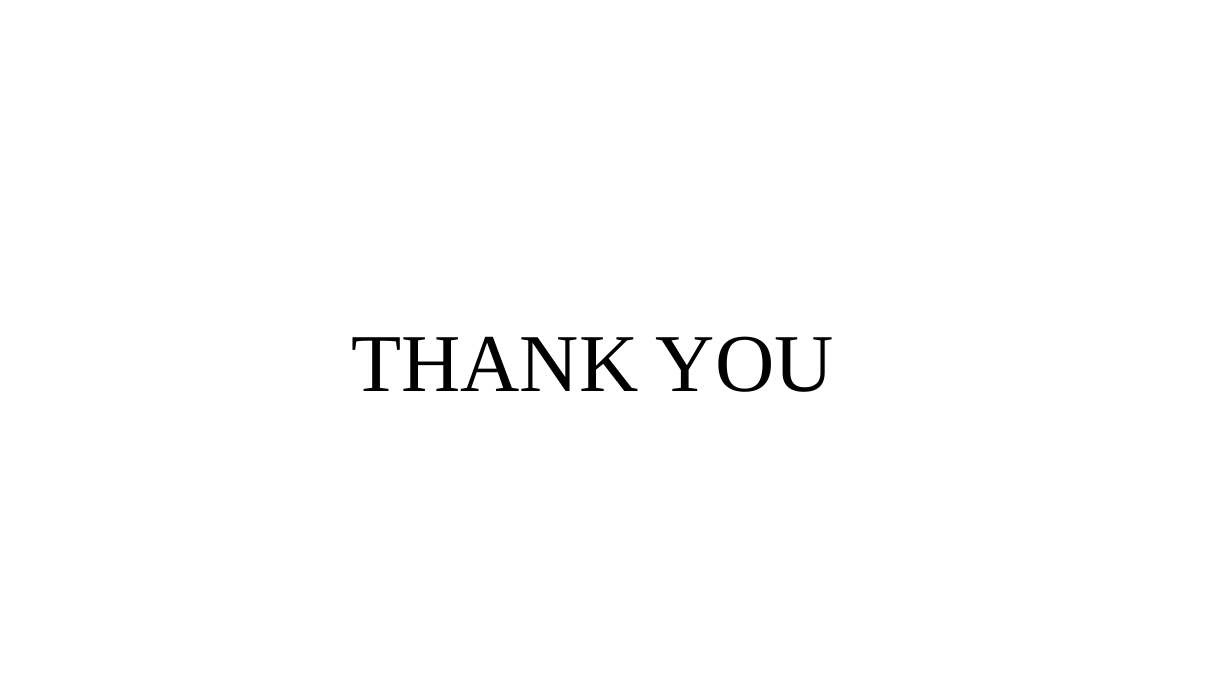
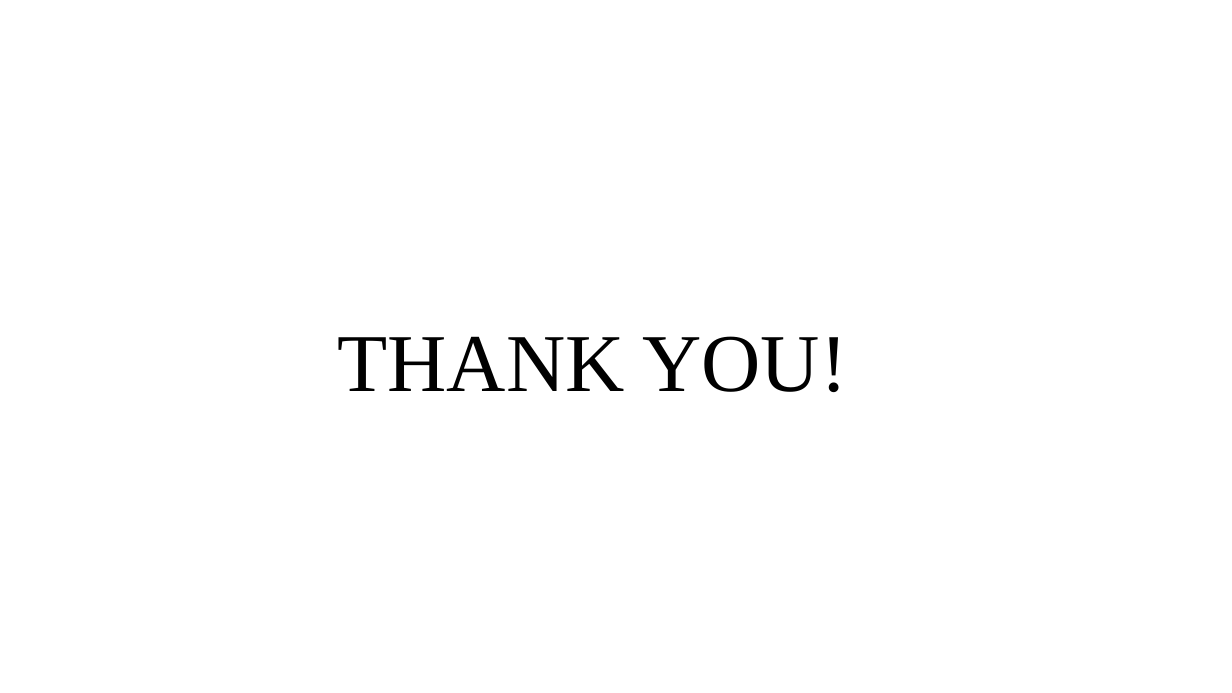
Before and after one commit to Lumineskz/AnonFeedbackWall, a slide deck: slide 16 of Presentations/Proposal Format.pptx. Drawn at 1232x693 pixels with LibreOffice and Linux fonts; fonts in the diff are those of the drawing. Boxes give left, top, right and bottom in pixels: in the first picture for what was removed or moved away, otherwise in the second. Text is boxed around its words. In the diff, an @@ line names an element or a change of style, - is before the commit and + after.

Commit message:
Slides spelling check

```diff
--- a/Presentations/Proposal Format.pptx
+++ b/Presentations/Proposal Format.pptx
@@ title at bbox=[337, 336, 847, 392]: text changed @@
-THANK YOU
+THANK YOU!
```
